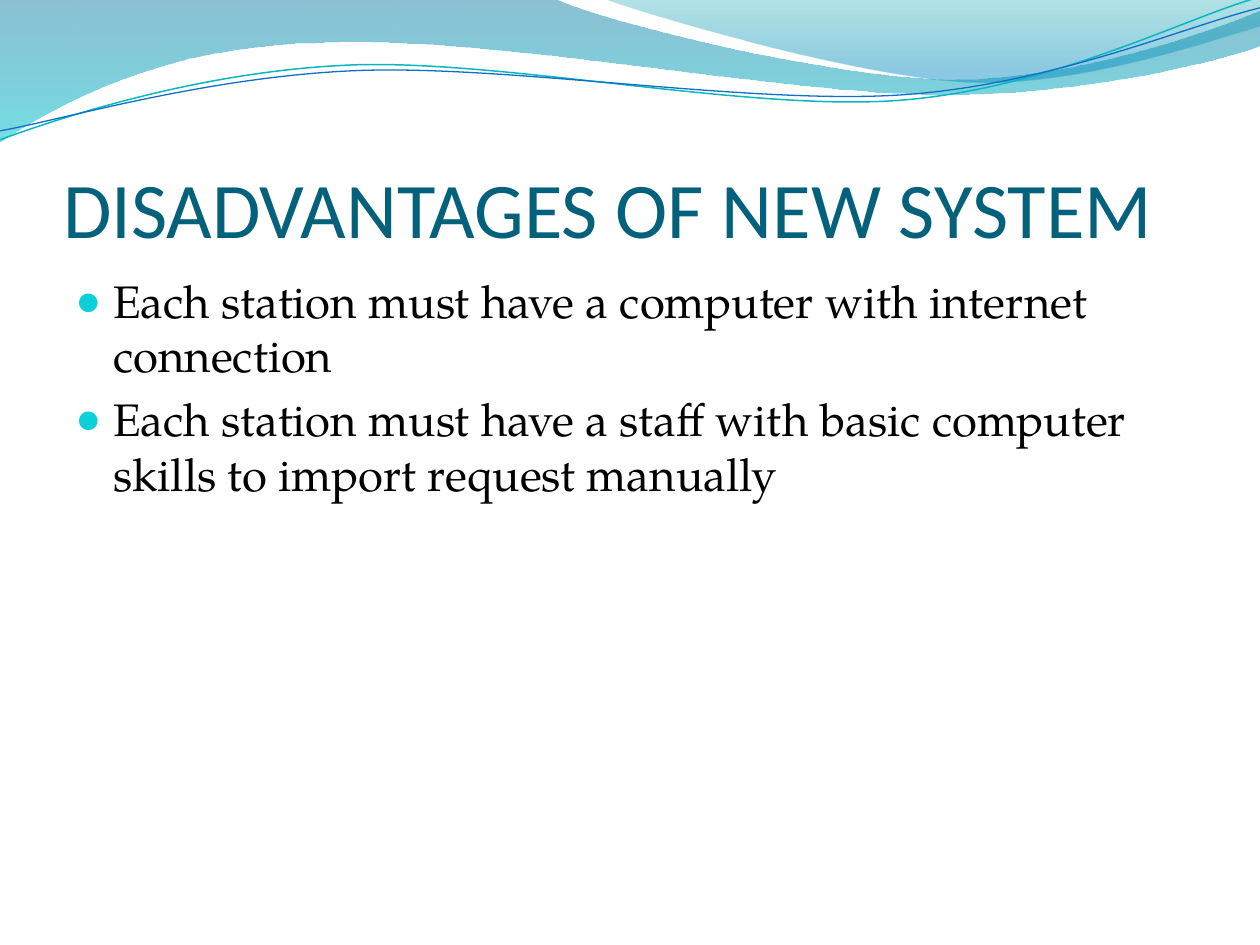
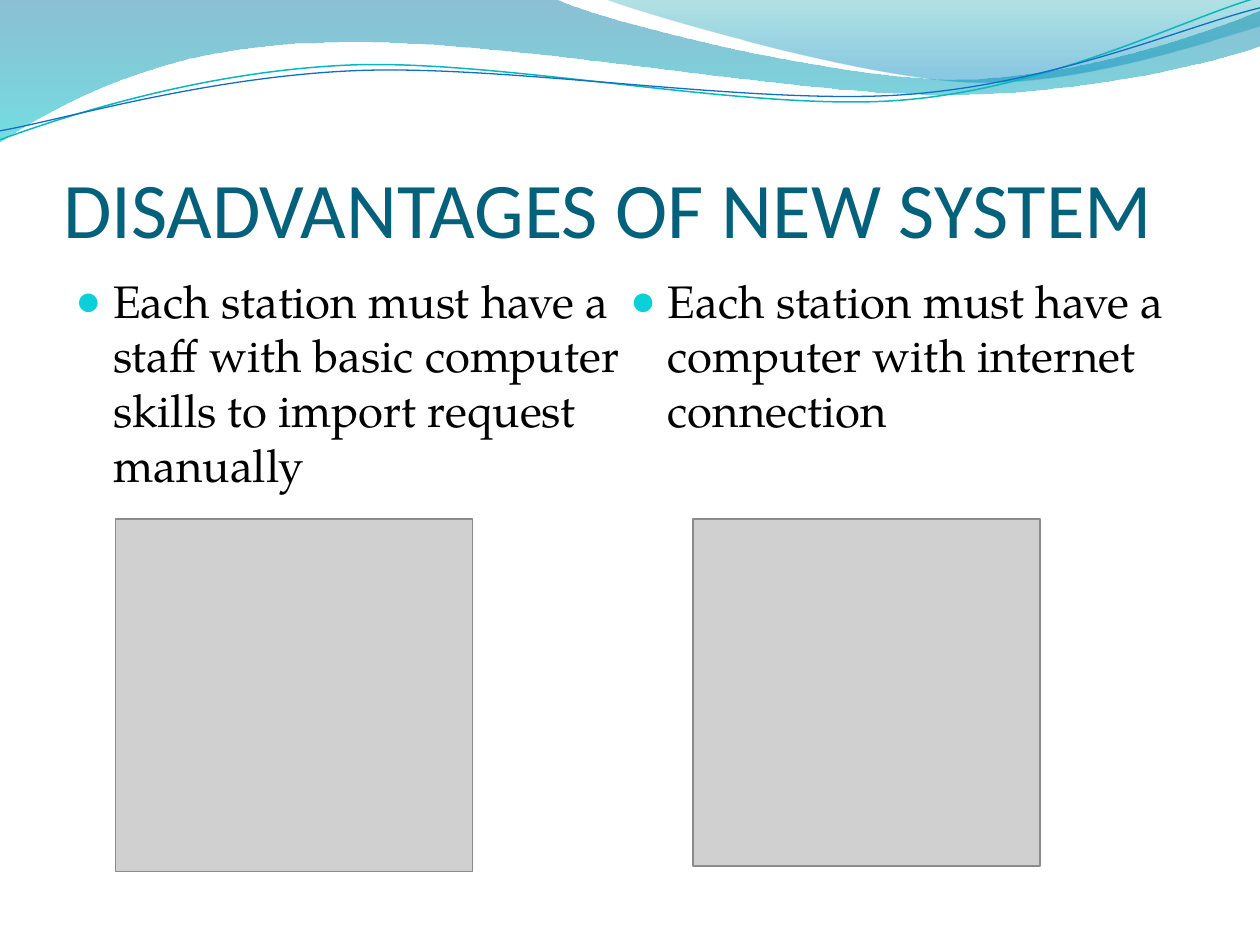
Before and after one commit to longdao2904/capstone-project-teamx, a slide deck: slide 10 of wiki/document/THE i-DELIVER SYSTEM.pptx (slide 12 before the commit). Drawn at 1260x945 pixels with LibreOffice and Linux fonts; fonts in the diff are those of the drawing; grey boxes stand for pictures; background and template pictures are left out. Boxes give left, top, right and bottom in pixels: in the first picture for what was removed or moved away, otherwise in the second. Text is boxed around its words. In the diff, an @@ line names an element or a change of style, - is before the commit and + after.

```diff
--- a/wiki/document/THE i-DELIVER SYSTEM.pptx
+++ b/wiki/document/THE i-DELIVER SYSTEM.pptx
@@ text "Each station must have a ..." at [113,285,1163,495]: columns 1 to 2 @@
@@ text at [113,285,1163,495]: paragraph added @@
+● Each station must have a staff with basic computer skills to import request manually
@@ text at [113,402,1126,504]: paragraph removed @@
-● Each station must have a staff with basic computer skills to import request manually
@@ picture added at [116,519,472,872] @@
@@ picture added at [693,519,1040,866] @@
```
Also in this commit, not shown: 6 other slides changed, 1 slide added, 3 slides removed.
